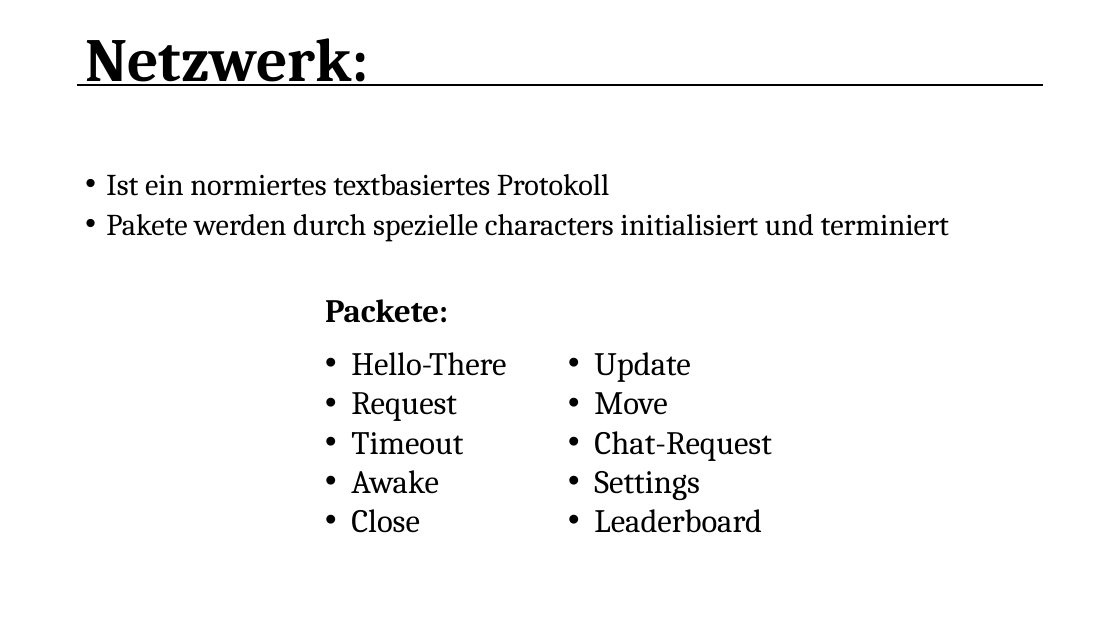
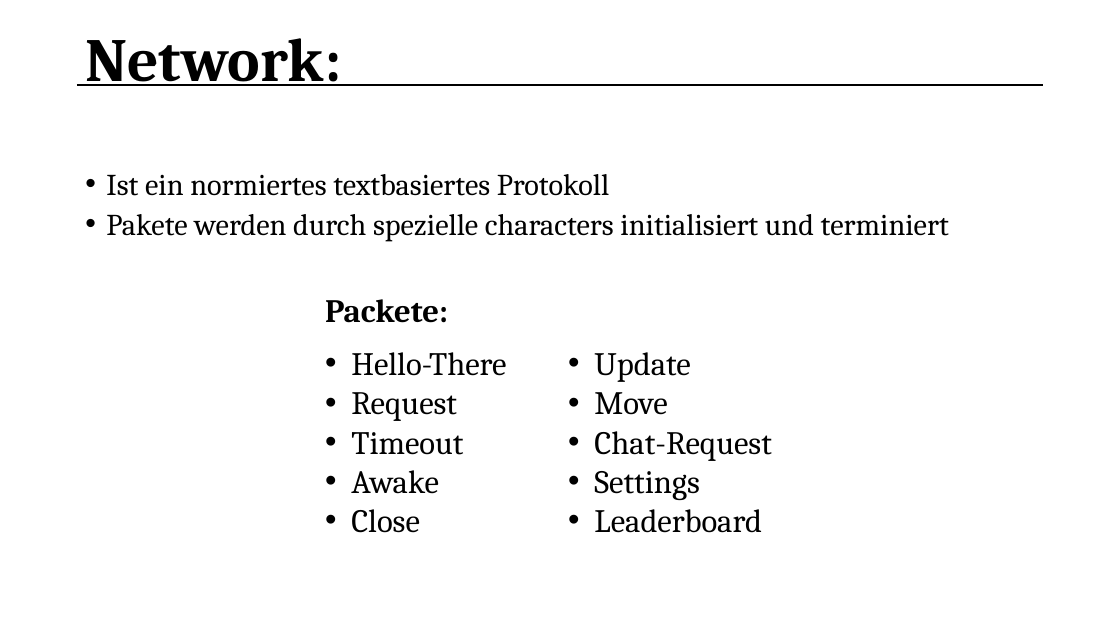
Before and after one commit to Siesma/OreRush, a slide deck: slide 5 of documents/Milestone 1 - Presentation.pptx. Drawn at 1120x630 pixels with LibreOffice and Linux fonts; fonts in the diff are those of the drawing. Boxes give left, top, right and bottom in pixels: in the first picture for what was removed or moved away, otherwise in the second. Text is boxed around its words. In the diff, an @@ line names an element or a change of style, - is before the commit and + after.

```diff
--- a/documents/Milestone 1 - Presentation.pptx
+++ b/documents/Milestone 1 - Presentation.pptx
@@ text at box(85, 38, 341, 86): text changed @@
-Netzwerk:
+Network:
```
Also in this commit, not shown: 4 other slides changed.
